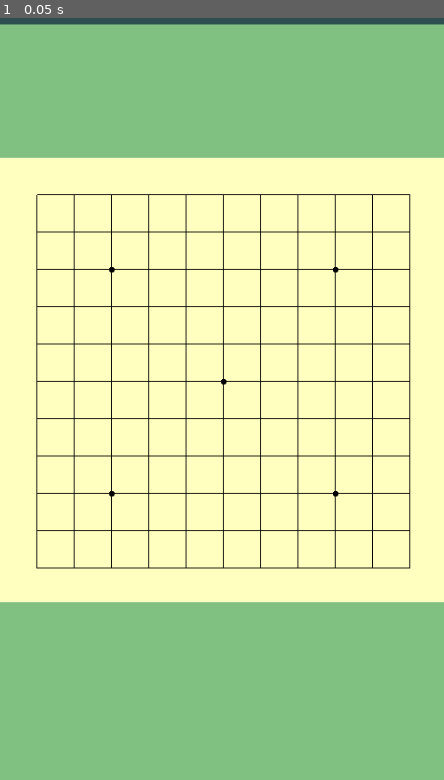
Above: before the commit, frame 1.
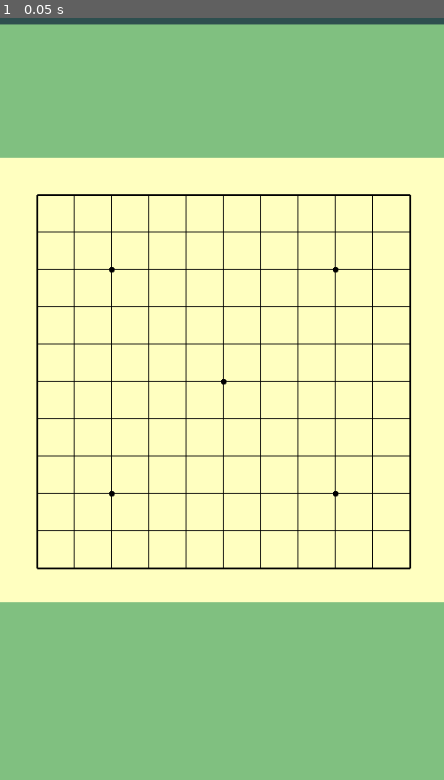
Above: after the commit, the same moment.

Repository: vivisuke/Gomoku
Game: Godot game, scene res://main_scene.tscn
The game is run twice, just before and just after one commit, with the same random seed, the same clock (stepped at 60 frames per second) and the same inputs.
Inputs:
- Up to frame 1 (0.05 s): no input

The runs differ from the first frame. In frame 1, 0.8% of the frame differs, in the area x 8-93%, y 23-73%.

Commit message:
0006 ◎ C 09/01 09/02 0.001│ToDo│外枠盤面グリッド：太線に

Diff:
--- a/Gomoku/scripts/Board.gd
+++ b/Gomoku/scripts/Board.gd
@@ -23,12 +23,13 @@
 
 func _draw():
 	for x in range(N_HORZ):
+		var wd = 2.5 if x == 0 || x == N_HORZ - 1 else 1
 		draw_line(Vector2(ORG_X, ORG_Y+CELL_WD*x),
 					Vector2(RT_END, ORG_Y+CELL_WD*x),
-					Color.BLACK, 1)
+					Color.BLACK, wd)
 		draw_line(Vector2(ORG_X+CELL_WD*x, ORG_Y),
 					Vector2(ORG_X+CELL_WD*x, LW_END),
-					Color.BLACK, 1)
+					Color.BLACK, wd)
 	draw_circle(Vector2(ORG_X+CELL_WD*2, ORG_Y+CELL_WD*2), 3, Color.BLACK)
 	draw_circle(Vector2(ORG_X+CELL_WD*8, ORG_Y+CELL_WD*2), 3, Color.BLACK)
 	draw_circle(Vector2(ORG_X+CELL_WD*2, ORG_Y+CELL_WD*8), 3, Color.BLACK)
